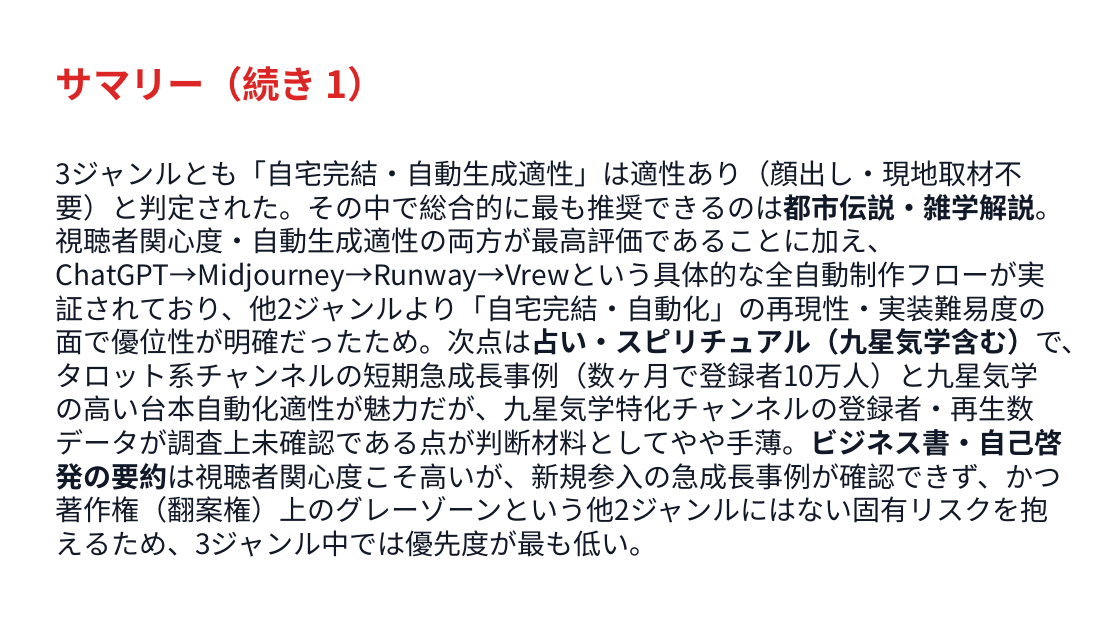
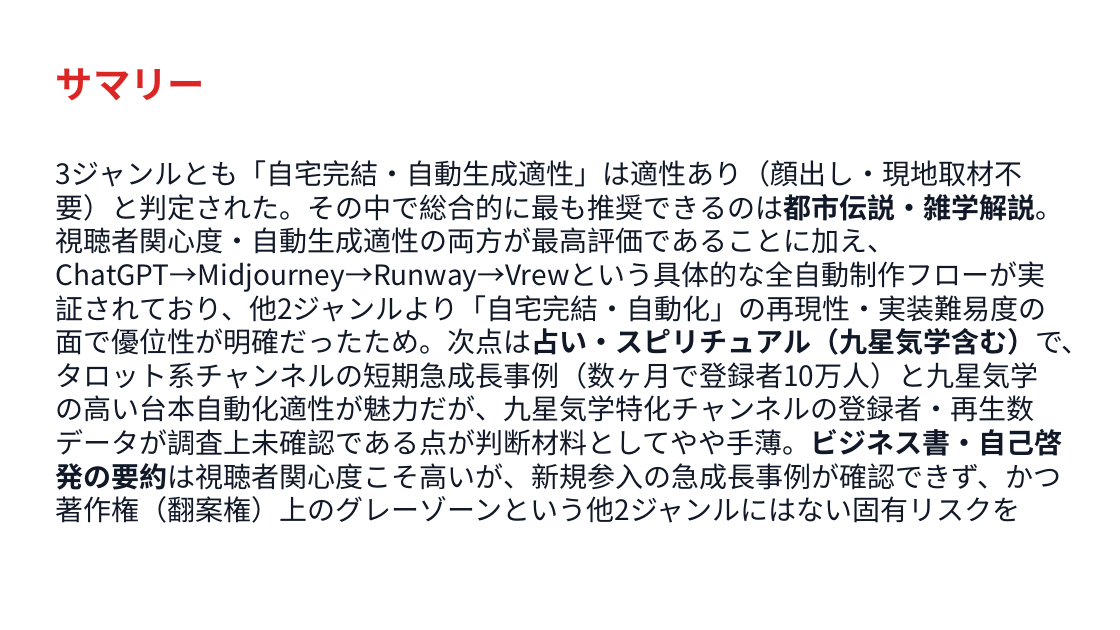
Before and after one commit to ergtronix/youtube-topic-scout, a slide deck: slide 2 of output/20260731/slides/genre-scout.pptx. Drawn at 1120x630 pixels with LibreOffice and Linux fonts; fonts in the diff are those of the drawing. Boxes give left, top, right and bottom in pixels: in the first picture for what was removed or moved away, otherwise in the second. Text is boxed around its words. In the diff, an @@ line names an element or a change of style, - is before the commit and + after.

Commit message:
fix: md-to-slidesのテキスト/テーブル行オーバーフローによるスライド文字切れを修正
改行のない1つのMarkdown行がスライド1枚の高さを超える場合、文字単位の
二分探索で分割するようにした。またテーブルの1行がヘッダーと合わせて
1枚に収まらない場合は、その行だけフォントサイズを段階的に縮小して
収める方式にした。PNGはHTMLのoverflow:hiddenで物理的に切り取られる一方、
pptxはPowerPointのテキストボックスがクリップしないため気づきにくかった。

```diff
--- a/output/20260731/slides/genre-scout.pptx
+++ b/output/20260731/slides/genre-scout.pptx
@@ text at box(56, 68, 205, 100): text changed @@
-サマリー（続き 1）
+サマリー
@@ text at box(56, 160, 1090, 523): text changed @@
-3ジャンルとも「自宅完結・自動生成適性」は適性あり（顔出し・現地取材不要）と判定された。その中で総合的に最も推奨できるのは都市伝説・雑学解説。視聴者関心度・自動生成適性の両方が最高評価であることに加え、ChatGPT→Midjourney→Runway→Vrewという具体的な全自動制作フローが実証されており、他2ジャンルより「自宅完結・自動化」の再現性・実装難易度の面で優位性が明確だったため。次点は占い・スピリチュアル（九星気学含む）で、タロット系チャンネルの短期急成長事例（数ヶ月で登録者10万人）と九星気学の高い台本自動化適性が魅力だが、九星気学特化チャンネルの登録者・再生数データが調査上未確認である点が判断材料としてやや手薄。ビジネス書・自己啓発の要約は視聴者関心度こそ高いが、新規参入の急成長事例が確認できず、かつ著作権（翻案権）上のグレーゾーンという他2ジャンルにはない固有リスクを抱えるため、3ジャンル中では優先度が最も低い。
+3ジャンルとも「自宅完結・自動生成適性」は適性あり（顔出し・現地取材不要）と判定された。その中で総合的に最も推奨できるのは都市伝説・雑学解説。視聴者関心度・自動生成適性の両方が最高評価であることに加え、ChatGPT→Midjourney→Runway→Vrewという具体的な全自動制作フローが実証されており、他2ジャンルより「自宅完結・自動化」の再現性・実装難易度の面で優位性が明確だったため。次点は占い・スピリチュアル（九星気学含む）で、タロット系チャンネルの短期急成長事例（数ヶ月で登録者10万人）と九星気学の高い台本自動化適性が魅力だが、九星気学特化チャンネルの登録者・再生数データが調査上未確認である点が判断材料としてやや手薄。ビジネス書・自己啓発の要約は視聴者関心度こそ高いが、新規参入の急成長事例が確認できず、かつ著作権（翻案権）上のグレーゾーンという他2ジャンルにはない固有リスクを
```
Also in this commit, not shown: 3 other slides changed, 1 slide added, 9 other files.
